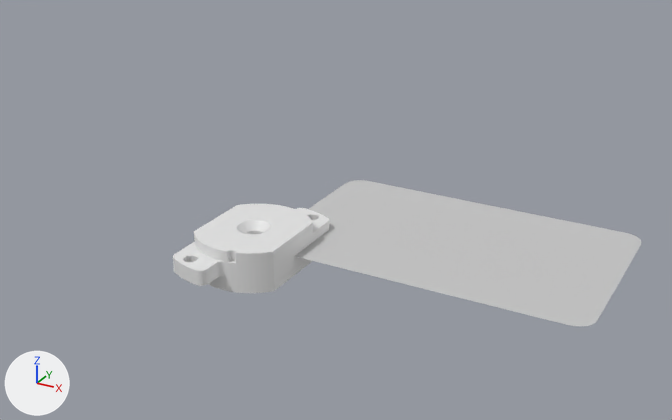
What one commit did to the Blender file spaceapi-tableau.blend.
The view is the same before and after, from a 50 mm camera at (112.8, -165.1, 96.6) aimed at (17.5, 8.1, 10.0). Arrows for +X, +Y and +Z are at lower left; the lights stay in place. The first picture is the older version. The same objects are shown in both versions, whatever each file hides.

In view in the first picture: 'rahmen', 'socket-applied'.
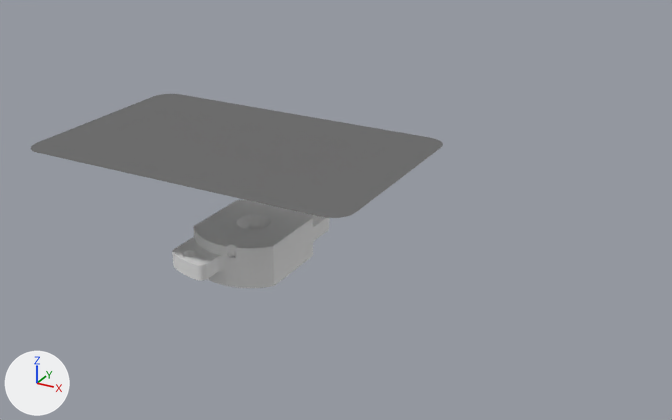
Boxes [x1, y1, x2, y2] around the edits, measured in the pictures (672 x 420 px):
'rahmen', recoloured, moved: before [295, 180, 641, 326]; after [31, 94, 443, 218]
'socket-applied', moved: before [173, 204, 329, 293]; after [172, 199, 329, 288]

What changed in the scene script:
```text
Change mat_svgmat_001:
    mat_svgmat_001.base_color: (0.571, 0.571, 0.571) -> (0.165, 0.165, 0.165)  # light grey #c7c7c7 -> grey #717171
Change me_rect96:
    used by ob_rahmen; location = (0.0, 0.0, 0.0)
    remove me_rect96.from_pydata(...)  # 124 vertices, 1 face; spans x 0.0..80.0, y 0.0..50.0, z 0.0
    add me_rect96.from_pydata(...)  # 124 vertices, 1 face; spans x -40.0..40.0, y -25.0..25.0, z 0.0
    me_rect96 part 1: the whole mesh is moved by (-40.0, -25.0, 0.0)
Change ob_rahmen:
    ob_rahmen.location: (0.0, 0.0, 0.0) -> (0.0, -5.0, 27.0)
Change ob_socket_applied:
    ob_socket_applied.location: (0.0, 0.0, 0.0) -> (0.0, 0.0, 1.3)
```
